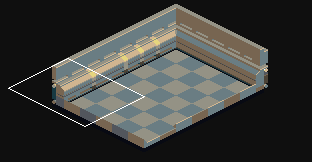
Tiled map: res/tiled/levels/ship_pascal.tmx. The picture above shows the old version from afar; the outline marks the close-up.
Close-up. As it was:
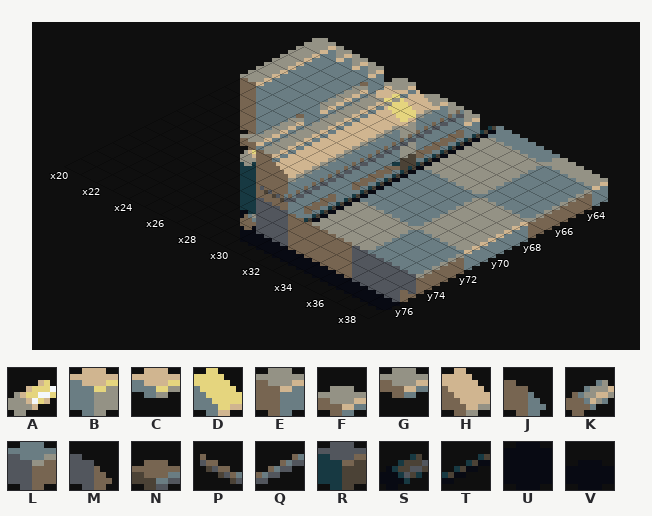
Cells are 8x4 px. Isometric: x runs down to the right, y down to the left. Shown: x 20..38, y 63..77. The commit also changed other parts of the map, which this record leaves out. The old version is drawn lined up with the new one.
Key: from "CONGRUENT": A 86, B 96, C 98, D 100, E 144, F 145, G 146, H 148, J 156, K 182, L 192, M 204, N 241, P 280, Q 281, R 288, S 374, T 425, U 1972, V 1973.
_ is an empty cell.
Layers that did not change in this view are not listed.
Layer "piping" before, first column x 22:
73 _________________
74 _________________
75 _______UV________
76 ________UVVVVVVVV
77 _________________
Layer "3d/ground" before, first column x 22:
73 __________EEEELLL
74 __________EEEELLL
75 ________LLEEEELLL
76 _________________
77 _________________
Layer "3d/walls/1" before, first column x 20:
63 __________ET_______
64 _______D__NT_______
65 __________NT_______
66 ________SENT_______
67 _________ERT_______
68 __________NT_______
69 __________NT_______
70 ________SENT_______
71 __________ET_______
72 __________NT_______
73 __________NT_______
74 ________REET_______
75 ___________________
76 ___________________
77 ___________________
Layer "3d/walls/2" before, first column x 22:
64 _______E_________
65 _______E_________
66 ______EB_________
67 _______E_________
68 _______E_________
69 ______EE_________
70 _______E_________
71 _______E_________
72 _______E_________
73 _____REE_________
74 _______MMJJJJMMMM
75 _________________
76 _________________
77 _________________
Layer "3d/walls/3" before, first column x 20:
63 ________EQ________
64 ______EEEQ________
65 _______EBQ________
66 ________EQ________
67 ________EQ________
68 ______EEEQ________
69 ________EQ________
70 ________EQ________
71 ________EQ________
72 ______REEQ________
73 ________P_________
74 __________________
75 __________________
76 __________________
Layer "3d/walls/4" before, first column x 20:
63 ______EH_________
64 ______ED_________
65 ______LH_________
66 ______EH_________
67 ______EH_________
68 ______EH_________
69 ______EH_________
70 ______EH_________
71 _____AEH_________
72 _________________
73 _________________
74 _________________
Layer "3d/walls/5" before, first column x 20:
63 ______G_________
64 ______C_________
65 ______G_________
66 ______G_________
67 ______G_________
68 ______G_________
Layer "3d/walls/6" before, first column x 20:
63 ____E_________
64 ____F_________
65 ____F_________
66 ____F_________
67 ____E_________
68 ____F_________
69 ____F_________
70 ____F_________
71 ______________
72 ______________
73 ______________
74 ______________
And afterwards:
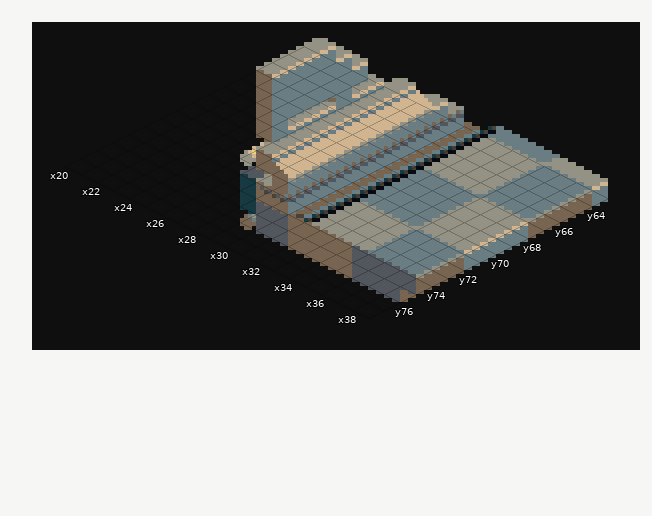
Change:
{"change": "map size 100x100 -> 108x100 cells"}
{"where": "layer \"piping\" (removed)"}
{"y":75,"x":29,"old":"UV","new":"__"}
{"where": "layer \"piping2\" (removed)"}
{"y":75,"x":29,"old":"K","new":"_"}
{"where": "layer \"3d/ground\""}
{"y":75,"x":29,"old":"_","new":"K"}
{"where": "layer \"3d/walls/1\""}
{"y":63,"x":30,"old":"E","new":"N"}
{"y":64,"x":27,"old":"D","new":"_"}
{"y":66,"x":29,"old":"E","new":"_"}
{"y":67,"x":29,"old":"ER","new":"_N"}
{"y":70,"x":29,"old":"E","new":"_"}
{"y":71,"x":30,"old":"E","new":"N"}
{"y":74,"x":29,"old":"EET","new":"MMJ"}
{"where": "layer \"3d/walls/2\""}
{"y":66,"x":29,"old":"B","new":"E"}
{"y":74,"x":29,"old":"MMJ","new":"___"}
{"where": "layer \"3d/walls/3\""}
{"y":64,"x":26,"old":"EE","new":"__"}
{"y":65,"x":27,"old":"EB","new":"_E"}
{"y":68,"x":26,"old":"E","new":"_"}
{"y":72,"x":26,"old":"RE","new":"__"}
{"where": "layer \"3d/walls/4\""}
{"y":63,"x":26,"old":"E","new":"_"}
{"y":64,"x":26,"old":"ED","new":"_H"}
{"y":65,"x":26,"old":"L","new":"_"}
{"y":66,"x":26,"old":"E","new":"_"}
{"y":68,"x":26,"old":"E","new":"_"}
{"y":70,"x":26,"old":"E","new":"_"}
{"where": "layer \"3d/walls/5\""}
{"y":64,"x":26,"old":"C","new":"G"}
{"where": "layer \"3d/walls/6\""}
{"y":63,"x":24,"old":"E","new":"F"}
{"y":65,"x":24,"old":"F","new":"E"}
{"y":67,"x":24,"old":"E","new":"F"}
{"y":69,"x":24,"old":"F","new":"E"}
{"y":70,"x":24,"old":"F","new":"_"}
{"where": "layer \"3d/walls/7\""}
{"y":69,"x":23,"old":"E","new":"_"}
{"where": "layer \"3d/walls/8\""}
{"y":68,"x":22,"old":"E","new":"_"}
{"where": "layer \"3d/walls/9\""}
{"y":67,"x":21,"old":"E","new":"_"}
